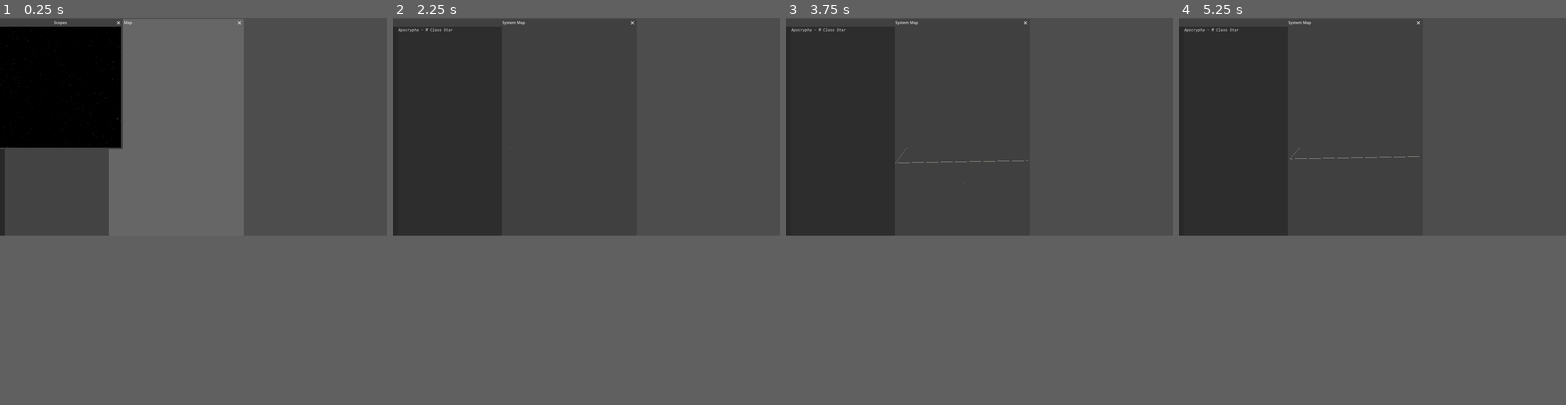
Above: before the commit, frames 1-4 (left to right).
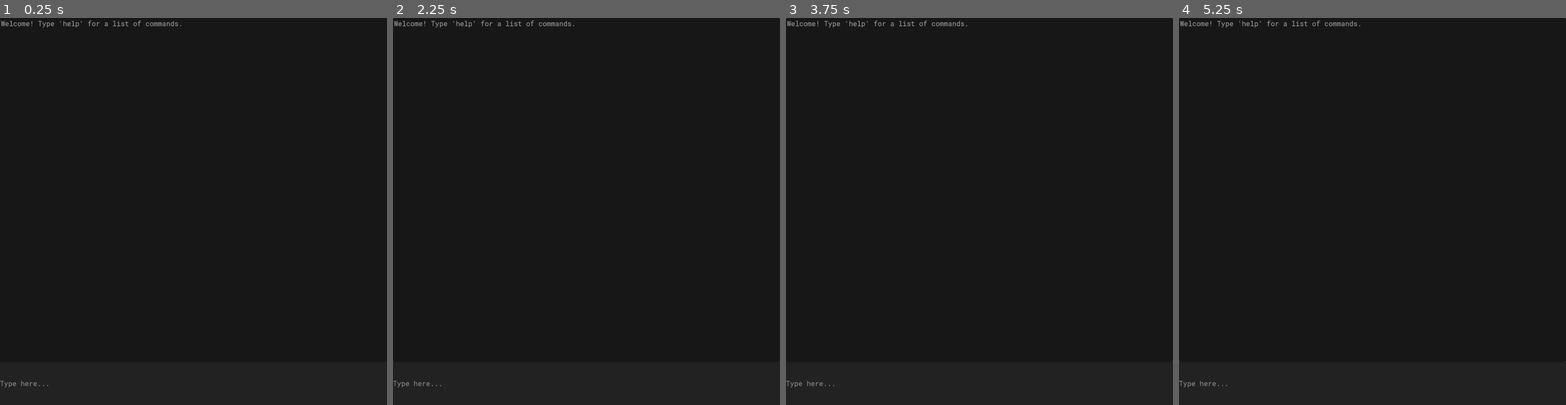
Above: after the commit, the same moments.

Repository: KermitGodFrog/Stellar-Cartography
Game: Godot game, scene res://Scenes/Game Master/gameMaster.tscn
The game is run twice, just before and just after one commit, with the same random seed, the same clock (stepped at 60 frames per second) and the same inputs.
Inputs (mouse positions are in pixels of both pictures, inside the frame that each line leads up to):
- Up to frame 1 (0.25 s): no input
- Up to frame 2 (2.25 s): tap Enter at 0.5, 2 s; move the mouse to (671, 114) at 0.52 s; press the mouse at (671, 114) at 0.53 s; hold D (right) 0.53-1.28 s; tap Space (action) at 0.6, 1.25, 1.55, 2.1 s; move the mouse to (509, 137) at 1.27 s; release the mouse at (509, 137) at 1.28 s; hold S (down) 1.28-2.03 s; click (509, 137) at 1.35 s; move the mouse to (625, 79) at 2.02 s; press the mouse at (625, 79) at 2.03 s; hold D (right) from 2.03 s (still down)
- Up to frame 3 (3.75 s): tap Space (action) at 2.75, 3.05 s; move the mouse to (960, 168) at 2.77 s; release D (right) at 2.78 s; release the mouse at (960, 168) at 2.78 s; hold W (up) 2.78-3.53 s; click (960, 168) at 2.85 s; move the mouse to (1095, 161) at 3.52 s; hold A (left) from 3.53 s (still down); hold Right mouse button (right_mouse) from 3.53 s (still down)
- Up to frame 4 (5.25 s): click (1488, 161) at 3.8 s; tap Enter at 4.25 s; move the mouse to (1256, 95) at 4.27 s; release Right mouse button (right_mouse) at 4.28 s; tap Q (zoom_in) at 4.35 s; tap Space (action) at 4.55, 5 s; move the mouse to (1391, 126) at 5.02 s; release A (left) at 5.03 s; press the mouse at (1391, 126) at 5.03 s; hold S (down) from 5.03 s (still down); tap E (zoom_out) at 5.1 s
In our replay, the window is 800x450 before the commit and 800x800 after it. These sizes can differ from the game's own. Grey fills any space a smaller window leaves; there, only what the larger window draws over its background counts as a difference.

The runs differ from the first frame. In frame 1, 46% of the frame differs, in the area x 0-100%, y 0-96%; in frame 2, 41%; in frame 3, 41%; in frame 4, 41%.

Commit message:
Sonar interface + wormhole generation

Diff:
--- a/Data/starSystemAPI.gd
+++ b/Data/starSystemAPI.gd
@@ -10,6 +10,8 @@
 var identifier_count: int = 1
 
 var time: int = 1000
+var post_gen_location_candidates: Array = []
+# ^^^ can be used for multiple passes of additional things, each pass removes used indexes from the array
 
 func get_identifier():
 	return identifier
@@ -136,7 +138,7 @@
 
 func generateRandomWeightedBodies(hook_identifier: int):
 	var hook = get_body_from_identifier(hook_identifier)
-	#var corrected_destination_systems = destination_systems.duplicate() #for jump points!
+	var remaining: Array = []
 
 	if hook.metadata: if hook.metadata.has("iterations"):
 		if not hook.is_star(): if randf() >= 0.4: return
@@ -193,7 +195,6 @@
 				else: candidates = categories[3]
 				planet_type = global_data.weighted_pick(candidates, "weight")
 
-
 				#PICKING PLANET MASS
 				var mass: float
 				var data = planet_classification_data.get(planet_classification)
@@ -225,6 +226,33 @@
 
 				if generate_sub_bodies:
 					generateRandomWeightedBodies(new_body)
+			else: remaining.append([hook_identifier, i]) #else condition all the way from the choice to even have a planet. !! does not check if asteroid belt was spawned instead !!
+
+		#APPENDING POTENTIAL WORMHOLE LOCATION CANDIDATES TO GLOBAL VARIABLE
+		if remaining:
+			post_gen_location_candidates.append_array(remaining)
+	pass
+
+func generateRandomWormholes(): #uses variables post_gen_location_candidates, destination_systems
+	for dest_system in destination_systems:
+		var location = post_gen_location_candidates.pick_random()
+		var hook = get_body_from_identifier(location.front())
+		var i = location.back()
+
+		#whole bunch of stuff borrowed from generateRandomWeightedBodies
+		var new_distance: float = hook.radius + pow(hook.radius, 1/3) + ((hook.radius * 10) * i)
+		var orbit_speed_multiplier: float
+		if hook.orbit_speed > 0: orbit_speed_multiplier = ((hook.orbit_speed * 109.1) + 1)
+		else: orbit_speed_multiplier = 1
+
+		var minimum_speed: float = ((sqrt(47*(hook.metadata.get("mass")) / hook.radius)) / time) / (new_distance / 100) * orbit_speed_multiplier
+		var maximum_speed: float = ((sqrt((2*47*hook.metadata.get("mass")) / hook.radius)) / time) / (new_distance / 100) * orbit_speed_multiplier
+
+		#any size between the smallest terrestrial world, to half the size of the largest terrestrial world!
+		var radius = global_data.get_randf(pow(pow(10, -1.3), 0.28), pow(pow(10, 0.22), 0.28) * 0.5)
+
+		addWormhole(identifier_count, str(get_random_wormhole_name()), hook.get_identifier(), new_distance, global_data.get_randf(minimum_speed, maximum_speed), (radius / 109.1), dest_system)
+		post_gen_location_candidates.remove_at(post_gen_location_candidates.find(location))
 	pass
 
 func addBody(id: int, d_name: String, hook_identifier: int, distance: float, orbit_speed: float, radius: float, metadata: Dictionary = {}):
@@ -241,6 +269,21 @@
 	bodies.append(body)
 	return body.get_identifier()
 
+func addWormhole(id: int, d_name: String, hook_identifier: int, distance: float, orbit_speed: float, radius: float, destination_system: starSystemAPI, metadata: Dictionary = {}):
+	var wormhole = wormholeAPI.new()
+	wormhole.set_identifier(id)
+	identifier_count += 1
+	wormhole.set_display_name(d_name)
+	wormhole.hook_identifier = hook_identifier
+	wormhole.distance = distance
+	wormhole.orbit_speed = orbit_speed
+	wormhole.radius = radius
+	wormhole.destination_system = destination_system
+	if metadata:
+		wormhole.metadata = metadata
+	bodies.append(wormhole)
+	return wormhole.get_identifier()
+
 func addStationaryBody(id: int, d_name: String, hook_identifier, radius: float, metadata: Dictionary = {}):
 	var body = bodyAPI.new()
 	body.set_identifier(id)
@@ -309,6 +352,13 @@
 			return_bodies.append(body)
 	return return_bodies
 
+func get_wormholes():
+	var wormholes: Array[wormholeAPI] = []
+	for body in bodies:
+		if body is wormholeAPI:
+			wormholes.append(body)
+	return wormholes
+
 func get_random_star_name():
 	var name_candidates: Array = []
 	var file = FileAccess.open("res://Data/Name Data/star_names.txt", FileAccess.READ)
@@ -345,6 +395,16 @@
 	file.close()
 	return name_candidates.pick_random()
 
+func get_random_wormhole_name():
+	var name_candidates: Array = []
+	var file = FileAccess.open("res://Data/Name Data/wormhole_names.txt", FileAccess.READ)
+	while not file.eof_reached():
+		var line = file.get_line()
+		if not line.is_empty():
+			name_candidates.append(line)
+	file.close()
+	return name_candidates.pick_random()
+
 func get_random_flair():
 	var flair_candidates: Array = []
 	var flair_file = FileAccess.open("res://Data/Name Data/name_flair.txt", FileAccess.READ)
--- /dev/null
+++ b/Data/wormholeAPI.gd
@@ -0,0 +1,4 @@
+extends bodyAPI
+class_name wormholeAPI
+
+var destination_system: starSystemAPI
--- /dev/null
+++ b/Scenes/Game/console_control.gd
@@ -0,0 +1,42 @@
+extends Control
+
+@onready var item_list = $item_list
+@onready var line_edit = $line_edit
+
+signal systemMapPopup
+signal system3DPopup
+signal sonarPopup
+
+func add_console_item(text: String, bg_color: Color = Color.WHITE):
+	var new_item = item_list.add_item(text, null, false)
+	if bg_color != Color.WHITE:
+		item_list.set_item_custom_bg_color(new_item, bg_color)
+	pass
+
+func _on_line_edit_text_submitted(new_text):
+	if new_text:
+		var return_msg: String
+		if has_method(str("cmd_", new_text)):
+			return_msg = call(str("cmd_", new_text))
+		else: return_msg = str("command not found: ", new_text)
+
+		if return_msg:
+			add_console_item(return_msg)
+
+		line_edit.clear()
+	pass
+
+func cmd_help():
+	return str("List of possible commands: ", "system_map, ", "scopes, ", "sonar ")
+
+func cmd_system_map():
+	emit_signal("systemMapPopup")
+	return str("Opening system map.")
+
+func cmd_scopes():
+	emit_signal("system3DPopup")
+	return str("Opening scopes.")
+
+func cmd_sonar():
+	emit_signal("sonarPopup")
+	return str("Opening sonar.")
--- /dev/null
+++ b/Scenes/Game/console_theme.tres
@@ -0,0 +1,19 @@
+[gd_resource type="Theme" load_steps=4 format=3 uid="uid://ddc2wfekyxdh0"]
+
+[ext_resource type="FontFile" uid="uid://xrcqj2080elm" path="res://Graphics/Fonts/RobotoMono Medium.ttf" id="1_wlroi"]
+
+[sub_resource type="StyleBoxFlat" id="StyleBoxFlat_qq65g"]
+bg_color = Color(0.0901961, 0.0901961, 0.0901961, 1)
+
+[sub_resource type="StyleBoxFlat" id="StyleBoxFlat_gmoww"]
+bg_color = Color(0.133333, 0.133333, 0.133333, 1)
+
+[resource]
+default_font = ExtResource("1_wlroi")
+default_font_size = 16
+ItemList/font_sizes/font_size = 16
+ItemList/fonts/font = ExtResource("1_wlroi")
+ItemList/styles/panel = SubResource("StyleBoxFlat_qq65g")
+LineEdit/font_sizes/font_size = 16
+LineEdit/fonts/font = ExtResource("1_wlroi")
+LineEdit/styles/normal = SubResource("StyleBoxFlat_gmoww")
--- a/Scenes/Game/game.gd
+++ b/Scenes/Game/game.gd
@@ -4,6 +4,7 @@
 var world: worldAPI
 @onready var system_map = $system_window/system
 @onready var system_3d = $system_3d_window/system_3d
+@onready var console_control = $console_control
 
 func createWorld():
 	world = worldAPI.new()
@@ -17,7 +18,14 @@
 	system_map.connect("updateTargetPosition", _on_update_target_position)
 	system_map.connect("debugCreateNewStarSystem", _on_create_new_star_system)
 	system_map.connect("updatedLockedBody", _on_locked_body_updated)
+
 	system_3d.connect("foundBody", _on_found_body)
+	system_3d.connect("addConsoleItem", _on_add_console_item)
+
+	console_control.connect("systemMapPopup", _on_system_map_popup)
+	console_control.connect("system3DPopup", _on_system_3d_popup)
+	console_control.connect("sonarPopup", _on_sonar_popup)
+
 
 	#creates new world or loads previous world, creates new system or loads old system
 	createWorld()
@@ -28,6 +36,10 @@
 	var new = _on_create_new_star_system(true)
 	for i in range(2):
 		_on_create_new_star_system(false, new)
+
+	#generates random wormholes for the first system, have to generate wormholes for additional systems when traversing the wormhole to their respective system
+	new.generateRandomWormholes()
+
 	#var system = world.createStarSystem("yooooo")
 	#var hook_star = system.createRandomWeightedPrimaryHookStar()
 	#system.generateRandomWeightedBodies(hook_star)
@@ -42,12 +54,17 @@
 		for body in current_bodies:
 			world.player.current_star_system.updateBodyPosition(body.get_identifier(), delta)
 
+	#switching system if close enough to wormhole  (dont thinkj anything else can have jusrisdiction - no API other than the player should be aware of the player)
+	var wormholes = world.player.current_star_system.get_wormholes()
+	for wormhole in wormholes: # ^^^ all wormholes in current star system dont worry
+		if world.player.position.distance_to(wormhole.position) < (2 * wormhole.radius):
+			var destination = wormhole.destination_system
+			if destination:
+				_on_switch_star_system(destination)
 
 	system_map.set("player_position_matrix", [world.player.position, world.player.target_position])
 	system_3d.set("player_position", world.player.position)
 	pass
-
-
 
 func _on_update_player_target_position(pos: Vector2):
 	world.player.target_position = pos
@@ -72,6 +89,14 @@
 	print("SYSTEM MAP (DEBUG): CREATING NEW STAR SYSTEM")
 	return system
 
+func _on_switch_star_system(to_system: starSystemAPI):
+	world.player.current_star_system = to_system
+	system_map.system = to_system
+	system_3d.system = to_system
+	system_3d.spawnBodies()
+	#what about wormholes? how are we going to deal with wormholes?
+	return to_system
+
 func _on_locked_body_updated(body: bodyAPI):
 	system_3d.set("locked_body_identifier", body.get_identifier())
 	system_3d.set("target_position", Vector2.ZERO)
@@ -84,3 +109,19 @@
 		if body:
 			body.is_known = true
 	pass
+
+func _on_system_map_popup():
+	$system_window.popup()
+	pass
+
+func _on_system_3d_popup():
+	$system_3d_window.popup()
+	pass
+
+func _on_sonar_popup():
+	$sonar_window.popup()
+	pass
+
+func _on_add_console_item(text: String, bg_color: Color = Color.WHITE):
+	console_control.add_console_item(text, bg_color)
+	pass
--- a/Scenes/Game/game.tscn
+++ b/Scenes/Game/game.tscn
@@ -1,8 +1,11 @@
-[gd_scene load_steps=4 format=3 uid="uid://o18qlgh0vvwn"]
+[gd_scene load_steps=7 format=3 uid="uid://o18qlgh0vvwn"]
 
 [ext_resource type="Script" path="res://Scenes/Game/game.gd" id="1_mtv75"]
 [ext_resource type="PackedScene" uid="uid://bhroagne3v4wq" path="res://Scenes/System Map/system_map.tscn" id="2_jilbx"]
 [ext_resource type="PackedScene" uid="uid://co52u63cyk220" path="res://Scenes/System 3D/system_3d.tscn" id="4_53ki8"]
+[ext_resource type="Script" path="res://Scenes/Game/console_control.gd" id="4_crni4"]
+[ext_resource type="PackedScene" uid="uid://chwm82adl21cm" path="res://Scenes/Sonar Interface/sonar_interface.tscn" id="4_lnw4j"]
+[ext_resource type="Theme" uid="uid://ddc2wfekyxdh0" path="res://Scenes/Game/console_theme.tres" id="5_nc276"]
 
 [node name="game" type="Node"]
 script = ExtResource("1_mtv75")
@@ -10,3 +13,41 @@
 [node name="system_window" parent="." instance=ExtResource("2_jilbx")]
 
 [node name="system_3d_window" parent="." instance=ExtResource("4_53ki8")]
+
+[node name="sonar_window" parent="." instance=ExtResource("4_lnw4j")]
+
+[node name="console_control" type="Control" parent="."]
+layout_mode = 3
+anchors_preset = 15
+anchor_right = 1.0
+anchor_bottom = 1.0
+grow_horizontal = 2
+grow_vertical = 2
+script = ExtResource("4_crni4")
+
+[node name="item_list" type="ItemList" parent="console_control"]
+custom_minimum_size = Vector2(0, 800)
+layout_mode = 1
+anchors_preset = 10
+anchor_right = 1.0
+grow_horizontal = 2
+theme = ExtResource("5_nc276")
+allow_search = false
+item_count = 1
+item_0/text = "Welcome! Type 'help' for a list of commands."
+item_0/selectable = false
+
+[node name="line_edit" type="LineEdit" parent="console_control"]
+custom_minimum_size = Vector2(0, 100)
+layout_mode = 1
+anchors_preset = 12
+anchor_top = 1.0
+anchor_right = 1.0
+anchor_bottom = 1.0
+offset_top = -8.0
+grow_horizontal = 2
+grow_vertical = 0
+theme = ExtResource("5_nc276")
+placeholder_text = "Type here..."
+
+[connection signal="text_submitted" from="console_control/line_edit" to="console_control" method="_on_line_edit_text_submitted"]
--- a/Scenes/Sonar Interface/sonar_interface.gd
+++ b/Scenes/Sonar Interface/sonar_interface.gd
@@ -3,10 +3,26 @@
 var ping_direction: Vector2 = Vector2.ZERO
 var ping_length: int
 
+@onready var ping_length_slider = $flow_container/ping_length_slider
+
 func _physics_process(delta):
+	ping_length = ping_length_slider.value
+
+
+
 	if Input.is_action_pressed("left_mouse"):
-		pass
+		ping_direction = get_screen_centre().direction_to(get_global_mouse_position())
+	queue_redraw()
 	pass
 
 func _draw():
+	var line = get_screen_centre() + ping_direction * 150.0
+	draw_arc(get_screen_centre(), 100, get_screen_centre().angle_to_point(line) + deg_to_rad(ping_length), get_screen_centre().angle_to_point(line) - deg_to_rad(ping_length), 100, Color.RED, 10)
 	pass
+
+func get_screen_centre():
+	return (get_viewport_rect().size / 2)
+
+func _on_sonar_window_close_requested():
+	owner.hide()
+	pass
--- a/Scenes/Sonar Interface/sonar_interface.tscn
+++ b/Scenes/Sonar Interface/sonar_interface.tscn
@@ -6,8 +6,9 @@
 title = "Sonar"
 position = Vector2i(0, 36)
 size = Vector2i(1000, 1000)
+visible = false
 
-[node name="control" type="Control" parent="."]
+[node name="sonar_control" type="Control" parent="."]
 layout_mode = 3
 anchors_preset = 15
 anchor_right = 1.0
@@ -16,12 +17,26 @@
 grow_vertical = 2
 script = ExtResource("1_bmylm")
 
-[node name="strength_indicator" type="Label" parent="control"]
+[node name="strength_indicator" type="Label" parent="sonar_control"]
 layout_mode = 0
 offset_right = 40.0
 offset_bottom = 23.0
 
-[node name="ping_button" type="Button" parent="control"]
-layout_mode = 0
-offset_right = 8.0
-offset_bottom = 8.0
+[node name="flow_container" type="VFlowContainer" parent="sonar_control"]
+layout_mode = 1
+anchors_preset = 9
+anchor_bottom = 1.0
+offset_right = 123.0
+grow_vertical = 2
+
+[node name="ping_length_slider" type="HSlider" parent="sonar_control/flow_container"]
+layout_mode = 2
+min_value = 5.0
+max_value = 90.0
+value = 5.0
+
+[node name="ping_button" type="Button" parent="sonar_control/flow_container"]
+layout_mode = 2
+text = "PING!"
+
+[connection signal="close_requested" from="." to="sonar_control" method="_on_sonar_window_close_requested"]
--- a/Scenes/System 3D/system_3d.gd
+++ b/Scenes/System 3D/system_3d.gd
@@ -1,12 +1,14 @@
 extends Node3D
 
 signal foundBody(id: int)
+signal addConsoleItem(text: String, bg_color: Color)
 
 var system: starSystemAPI
 var player_position: Vector2
 var target_position: Vector2
 var locked_body_identifier: int
 var body_3d = preload("res://Instantiated Scenes/Body 3D/body_3d.tscn")
+
 @onready var camera_offset = $camera_offset
 @onready var camera = $camera_offset/camera
 @onready var locked_body_label = $camera_offset/camera/canvas_layer/control/locked_body_label
@@ -67,6 +69,7 @@
 					var detection_scalar = camera_offset.position.distance_to(child.position) * camera.fov
 					if detection_scalar < body_detection_range and associated_body.is_known == false:
 						emit_signal("foundBody", child.get_identifier())
+						emit_signal("addConsoleItem", str("DISCOVERED BODY: ", associated_body.display_name), Color.DARK_GREEN)
 
 	#setting locked_body_label text
 	#var body = system.get_body_from_identifier(locked_body_identifier)
@@ -92,3 +95,8 @@
 			new_body_3d.initialize(body.radius * system_scalar, body.metadata.get("color"))
 			add_child(new_body_3d)
 	pass
+
+
+func _on_system_3d_window_close_requested():
+	owner.hide()
+	pass
--- a/Scenes/System 3D/system_3d.tscn
+++ b/Scenes/System 3D/system_3d.tscn
@@ -30,6 +30,7 @@
 title = "Scopes"
 position = Vector2i(0, 36)
 size = Vector2i(500, 500)
+visible = false
 unresizable = true
 
 [node name="system_3d" type="Node3D" parent="."]
@@ -63,3 +64,5 @@
 
 [node name="world_environment" type="WorldEnvironment" parent="system_3d"]
 environment = SubResource("Environment_wo5s4")
+
+[connection signal="close_requested" from="." to="system_3d" method="_on_system_3d_window_close_requested"]
--- a/Scenes/System Map/system_map.gd
+++ b/Scenes/System Map/system_map.gd
@@ -1,5 +1,5 @@
 extends Node2D
-#updates a map and object list based on data it is fed by the game component. updates player position and local camera position
+#updates a map and object list based on data it is fed by the game component. updates camera position for some reason
 @export var camera_here_tex = preload("res://Graphics/camera_green.png")
 
 signal updatePlayerTargetPosition(pos: Vector2)
@@ -109,3 +109,7 @@
 func _on_system_list_mouse_exited():
 	mouse_over_system_list = false
 	pass
+
+func _on_system_window_close_requested():
+	owner.hide()
+	pass
--- a/Scenes/System Map/system_map.tscn
+++ b/Scenes/System Map/system_map.tscn
@@ -12,6 +12,7 @@
 title = "System Map"
 position = Vector2i(0, 36)
 size = Vector2i(1000, 1000)
+visible = false
 min_size = Vector2i(1000, 1000)
 
 [node name="system" type="Node2D" parent="."]
@@ -41,6 +42,7 @@
 max_text_lines = 3
 text_overrun_behavior = 4
 
+[connection signal="close_requested" from="." to="system" method="_on_system_window_close_requested"]
 [connection signal="item_clicked" from="system/camera/canvas/control/system_list" to="system" method="_on_system_list_item_clicked"]
 [connection signal="mouse_entered" from="system/camera/canvas/control/system_list" to="system" method="_on_system_list_mouse_entered"]
 [connection signal="mouse_exited" from="system/camera/canvas/control/system_list" to="system" method="_on_system_list_mouse_exited"]
--- a/project.godot
+++ b/project.godot
@@ -22,7 +22,7 @@
 
 [display]
 
-window/size/viewport_width=1600
+window/size/viewport_width=900
 window/size/viewport_height=900
 window/subwindows/embed_subwindows=false
 
Not shown, added: Data/Name Data/wormhole_names.txt
